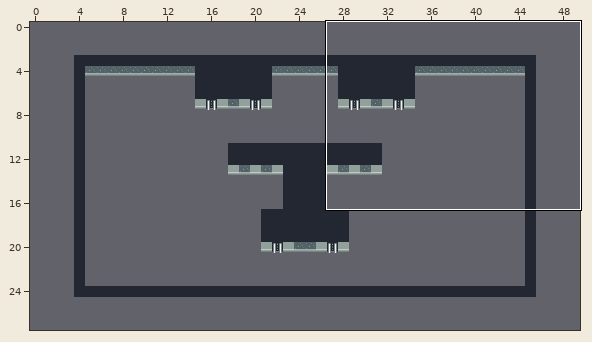
Tiled map, stored at 5. camera/scenes/0/0.tmx. The first picture is a wide view before the edit; the outline marks the close-up.
Close-up. Before the edit:
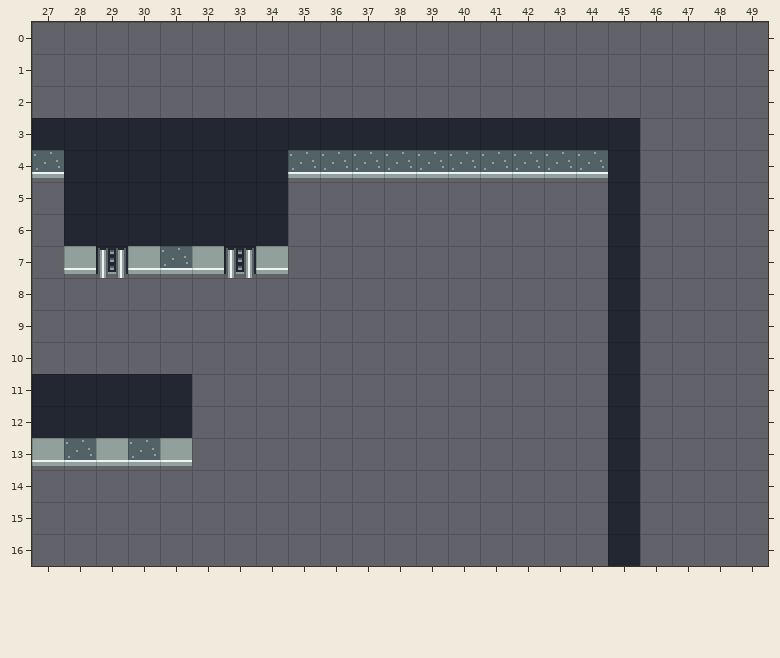
Cells are 16x16 px. Shown: x 27..49, y 0..16. The commit also changed other parts of the map, which this record leaves out.
After the commit:
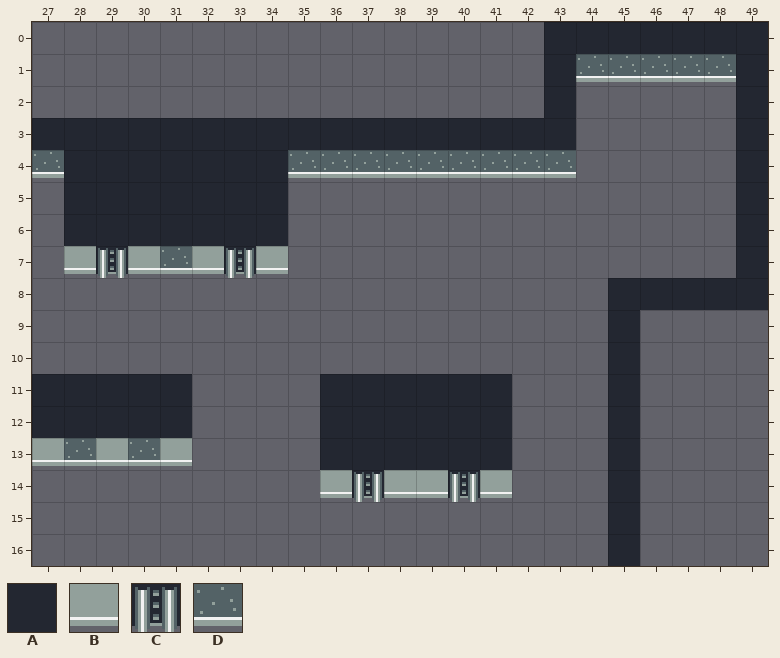
Key: from "tileset_0": A 0, B 1, C 2, D 3.
_ is an empty cell.
What changed:
Layer "blocks":
y 0: x 43..49 _______ -> AAAAAAA
y 1: x 43..49 _______ -> ADDDDDA
y 2: x 43 _ -> A; x 49 _ -> A
y 3: x 44..45 AA -> __; x 49 _ -> A
y 4: x 44..45 DA -> __; x 49 _ -> A
y 5..7: x 45 A -> _; x 49 _ -> A
y 8: x 46..49 ____ -> AAAA
y 11..13: x 36..41 ______ -> AAAAAA
y 14: x 36..41 ______ -> BCBBCB
Where, in picture pixels (left, top, right, bottom), the same in both close-ups:
changed: (544, 22, 768, 310)
added: (320, 374, 512, 502)
